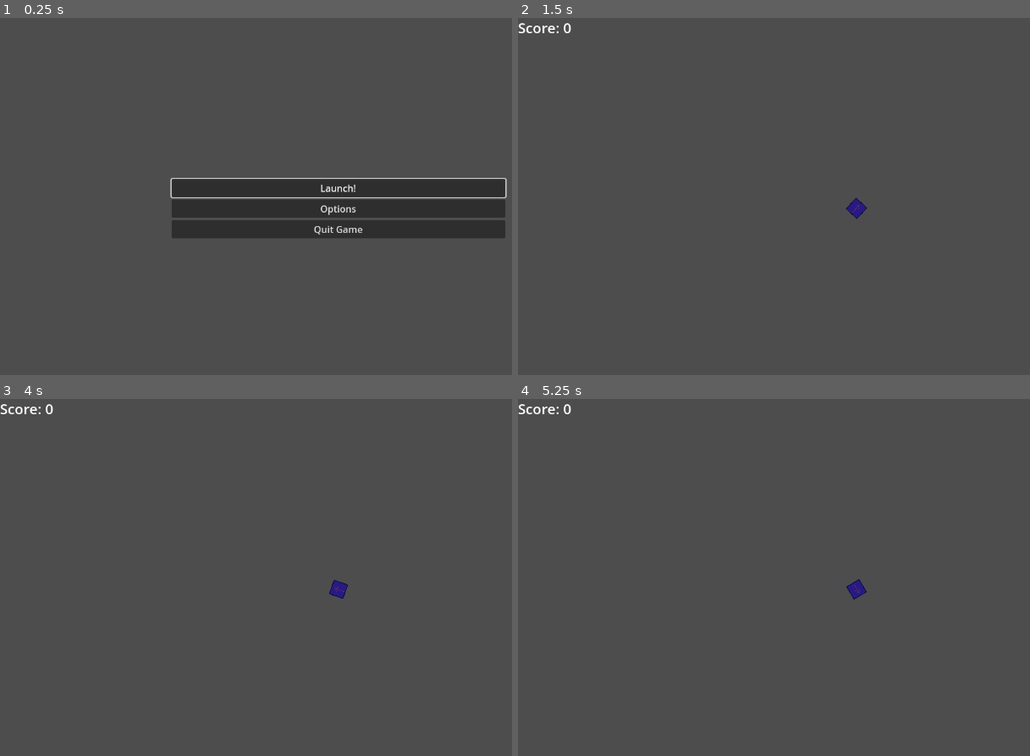
Above: before the commit, frames 1-4 (two rows, left to right).
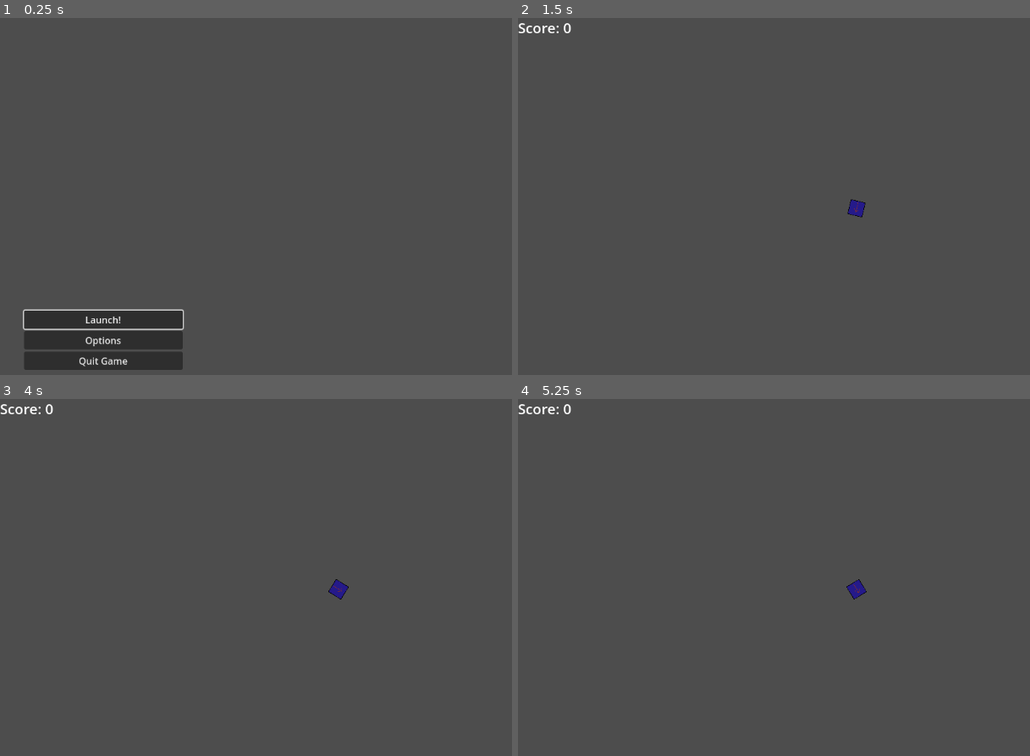
Above: after the commit, the same moments.

Repository: IanuReeves/Dirt-Defenders
Game: Godot game, scene res://scenes/ui/main_menu.tscn
Same seed, same stepped clock (60 frames per second), same inputs: the game is played once before the commit and once after it.
Inputs (mouse positions are in pixels of both pictures, inside the frame that each line leads up to):
- Up to frame 1 (0.25 s): no input
- Up to frame 2 (1.5 s): click "Launch!" at 0.5 s; tap Enter at 1.25 s; move the mouse to (1004, 189) at 1.27 s; press the mouse at (1004, 189) at 1.28 s; hold W (forward) from 1.28 s (still down)
- Up to frame 3 (4 s): move the mouse to (204, 609) at 2.02 s; release W (forward) at 2.03 s; release the mouse at (204, 609) at 2.03 s; hold S (brake) 2.03-2.78 s; click (204, 609) at 2.1 s; move the mouse to (404, 506) at 2.77 s; press the mouse at (404, 506) at 2.78 s; hold W (forward) from 2.78 s (still down); tap Space at 3.5 s; move the mouse to (307, 666) at 3.52 s; release the mouse at (307, 666) at 3.53 s; click (307, 666) at 3.6 s
- Up to frame 4 (5.25 s): move the mouse to (outside the picture) at 4.27 s; release W (forward) at 4.28 s; press the mouse at (outside the picture) at 4.28 s; hold S (brake) from 4.28 s (still down); tap Enter at 5 s; move the mouse to (651, 531) at 5.02 s; release the mouse at (651, 531) at 5.03 s; click (651, 531) at 5.1 s

The runs differ from the first frame. In frame 1, 15% of the frame differs, in the area x 4-100%, y 44-99%; in frame 2, less than 0.1%; in frame 3, less than 0.1%; in frame 4, less than 0.1%.

Commit message:
sorry ian

Diff:
--- a/scenes/ui/main_menu.tscn
+++ b/scenes/ui/main_menu.tscn
@@ -23,10 +23,10 @@
 anchor_top = 0.5
 anchor_right = 0.5
 anchor_bottom = 0.5
-offset_left = -304.0
-offset_top = -70.5
-offset_right = 304.0
-offset_bottom = 70.5
+offset_left = -555.0
+offset_top = 154.0
+offset_right = -245.0
+offset_bottom = 295.0
 grow_horizontal = 2
 grow_vertical = 2
 theme_override_constants/margin_left = 20
